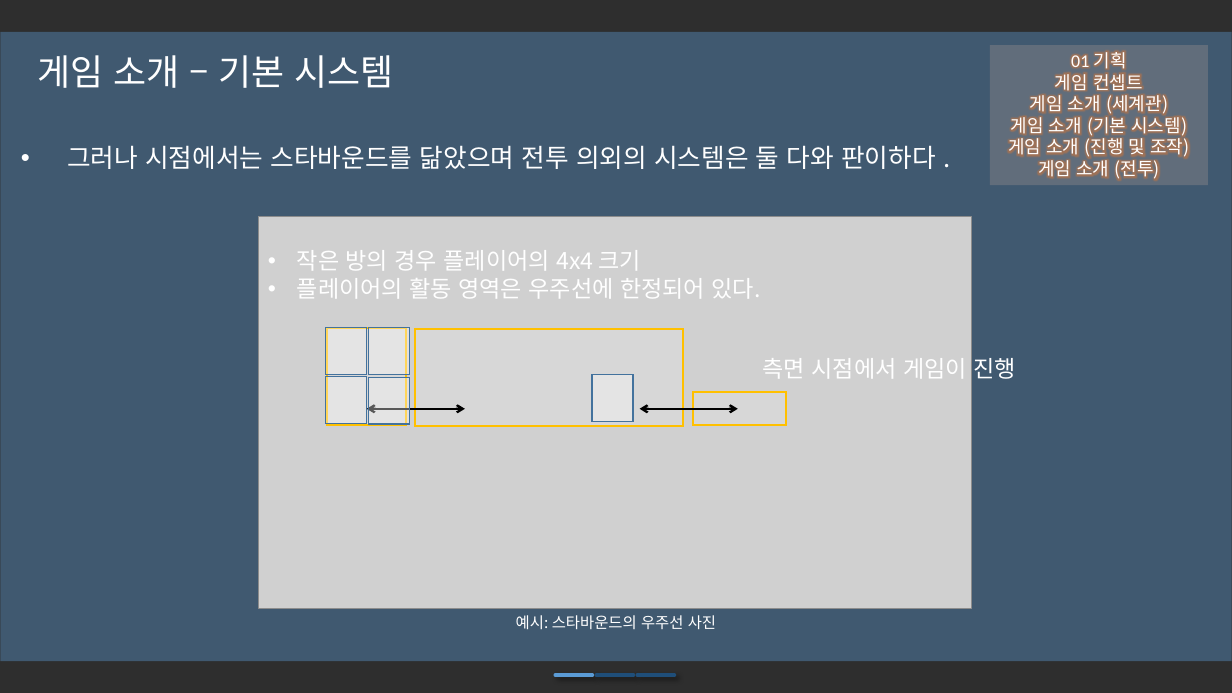
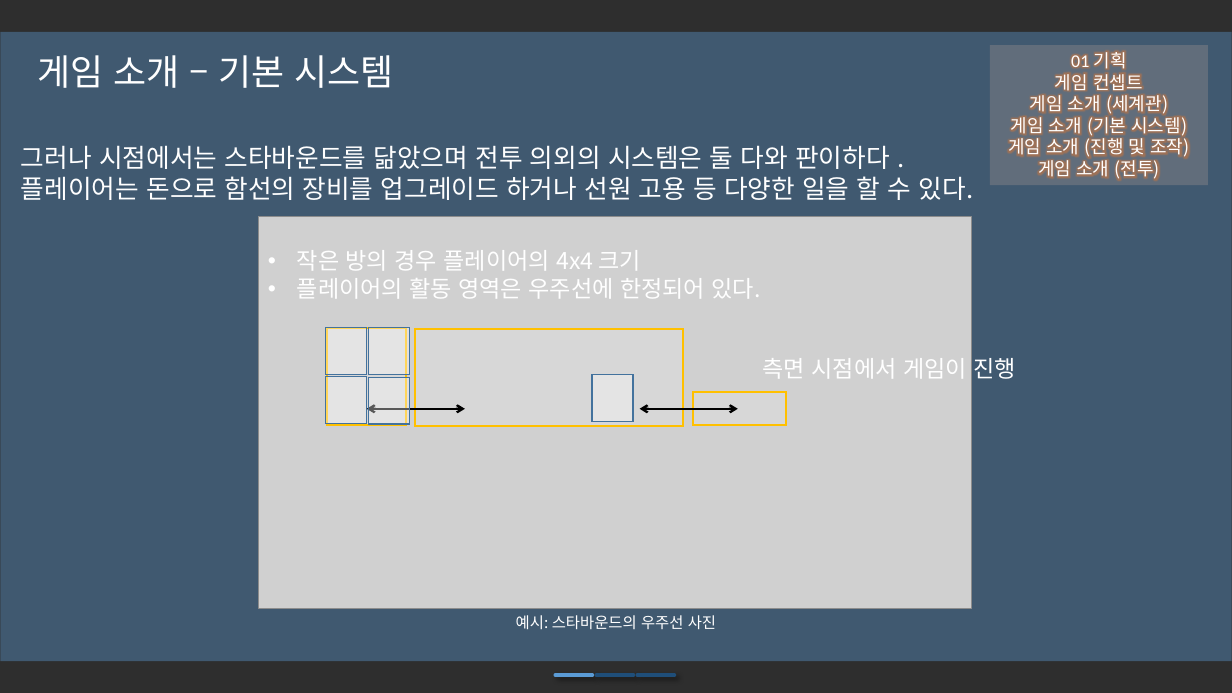
Before and after one commit to iconstudio/2017-Platformer, a slide deck: slide 9 of slides/Cosmos_20171105.pptx. Drawn at 1232x693 pixels with LibreOffice and Linux fonts; fonts in the diff are those of the drawing; grey boxes stand for pictures; background and template pictures are left out; a plain dark background stands for a picture behind light text. Boxes give left, top, right and bottom in pixels: in the first picture for what was removed or moved away, otherwise in the second. Text is boxed around its words. In the diff, an @@ line names an element or a change of style, - is before the commit and + after.

```diff
--- a/slides/Cosmos_20171105.pptx
+++ b/slides/Cosmos_20171105.pptx
@@ text at (21, 145, 890, 169): bullet • to none @@
@@ text at (21, 176, 974, 200): paragraph added @@
+플레이어는 돈으로 함선의 장비를 업그레이드 하거나 선원 고용 등 다양한 일을 할 수 있다.
```
Also in this commit, not shown: 4 other slides changed, 1 slide added, 1 other file.
